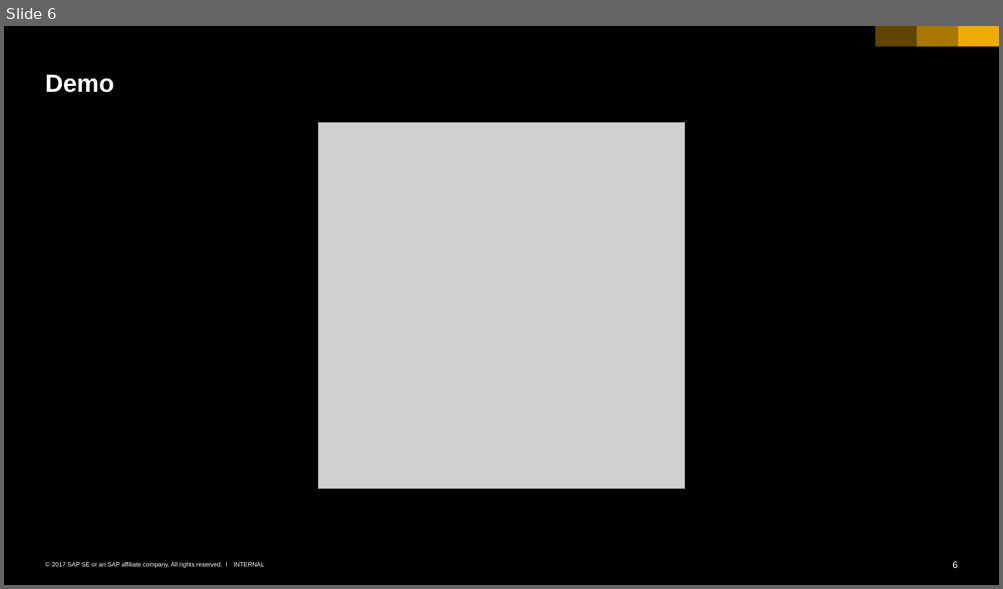
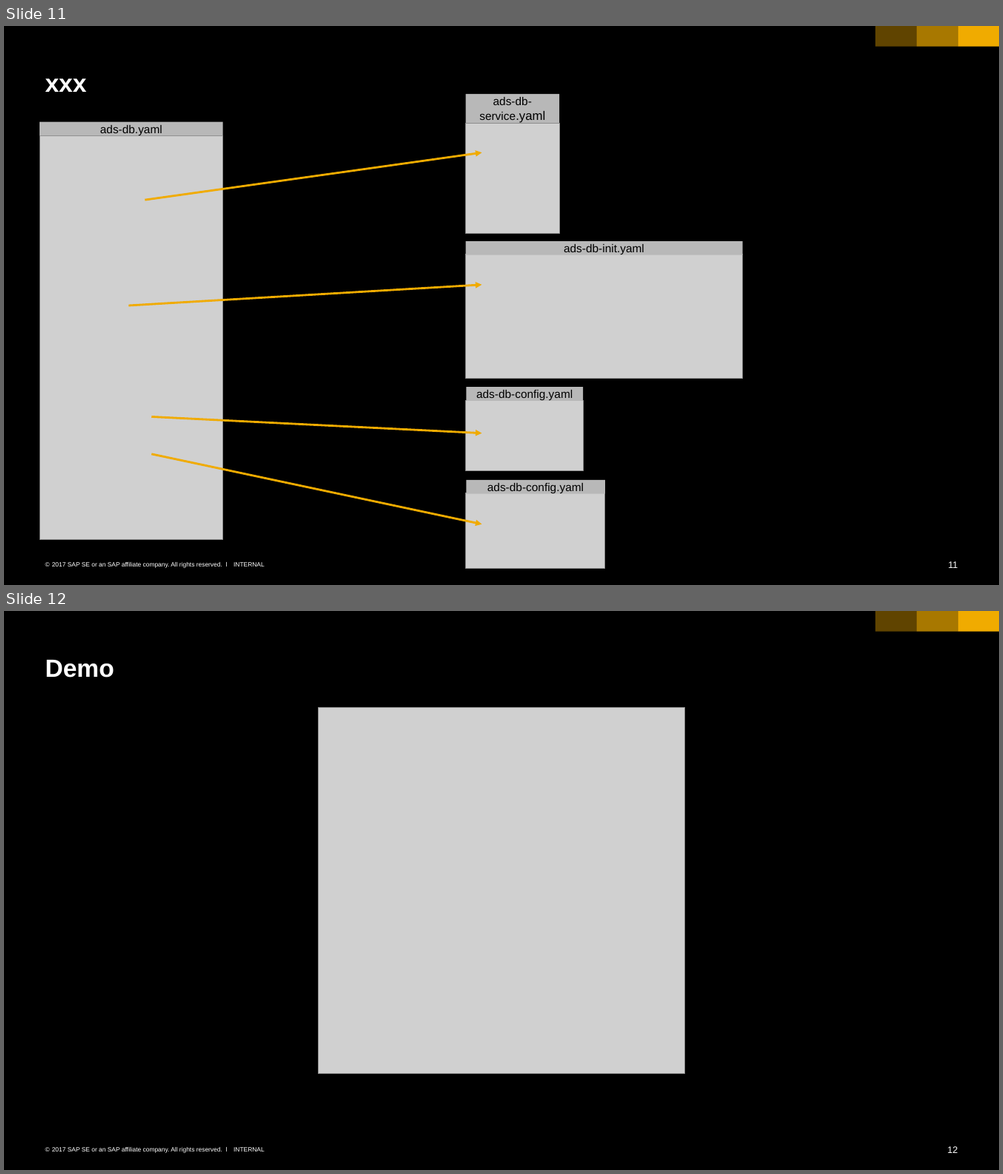
Before and after one commit to cuijiyao01/docker-k8s-training, a slide deck: kubernetes/k8s-bulletinboard/01_k8s-bulletinboard.pptx. Shown one above the other, each under a label of ours: slide 6 before the commit, slides 11 and 12 after it. The pictures are 1003x589 and 1003x1174 pixels, drawn with LibreOffice and Linux fonts; fonts in the diff are those of the drawing; grey boxes stand for pictures. Boxes give left, top, right and bottom in pixels: in the first picture for what was removed or moved away, otherwise in the second. Text is boxed around its words. In the diff, an @@ line names an element or a change of style, - is before the commit and + after.

Commit message:
slides updated

```diff
--- a/kubernetes/k8s-bulletinboard/01_k8s-bulletinboard.pptx
+++ b/kubernetes/k8s-bulletinboard/01_k8s-bulletinboard.pptx
@@ slide 11 added at (x1=4, y1=26, x2=999, y2=585), background #000000; not listed: 6 template elements that a slide beside it also shows @@
@@ title added at (x1=45, y1=79, x2=87, y2=92), 24 pt, text #FFFFFF, bold @@
+xxx
@@ rectangle added at (x1=466, y1=94, x2=560, y2=123), fill #B8B8B8, 11 pt, text #000000 @@
+ads-db-service.yaml
@@ picture added at (x1=40, y1=136, x2=223, y2=540) @@
@@ rectangle added at (x1=40, y1=122, x2=223, y2=136), fill #B8B8B8, 11 pt, text #000000 @@
+ads-db.yaml
@@ picture added at (x1=466, y1=123, x2=560, y2=233) @@
@@ arrow added from (145, 200) to (481, 153), #F0AB00 2 pt @@
@@ rectangle added at (x1=466, y1=241, x2=742, y2=255), fill #B8B8B8, 11 pt, text #000000 @@
+ads-db-init.yaml
@@ picture added at (x1=466, y1=254, x2=742, y2=379) @@
@@ arrow added from (128, 306) to (481, 285), #F0AB00 2 pt @@
@@ picture added at (x1=466, y1=401, x2=583, y2=471) @@
@@ rectangle added at (x1=466, y1=387, x2=583, y2=401), fill #B8B8B8, 11 pt, text #000000 @@
+ads-db-config.yaml
@@ arrow added from (151, 417) to (481, 433), #F0AB00 2 pt @@
@@ arrow added from (151, 454) to (481, 524), #F0AB00 2 pt @@
@@ rectangle added at (x1=466, y1=480, x2=604, y2=494), fill #B8B8B8, 11 pt, text #000000 @@
+ads-db-config.yaml
@@ picture added at (x1=466, y1=493, x2=605, y2=568) @@
@@ what was slide 6 is now slide 12 @@
@@ page number at (x1=947, y1=1147, x2=957, y2=1153): text changed @@
-6
+12
```
Also in this commit, not shown: 7 other slides added.
